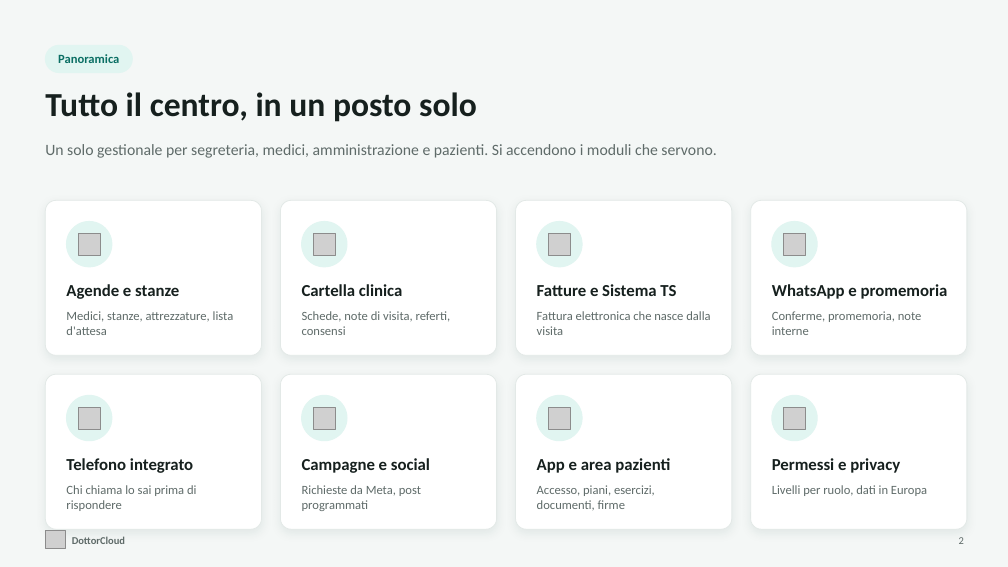
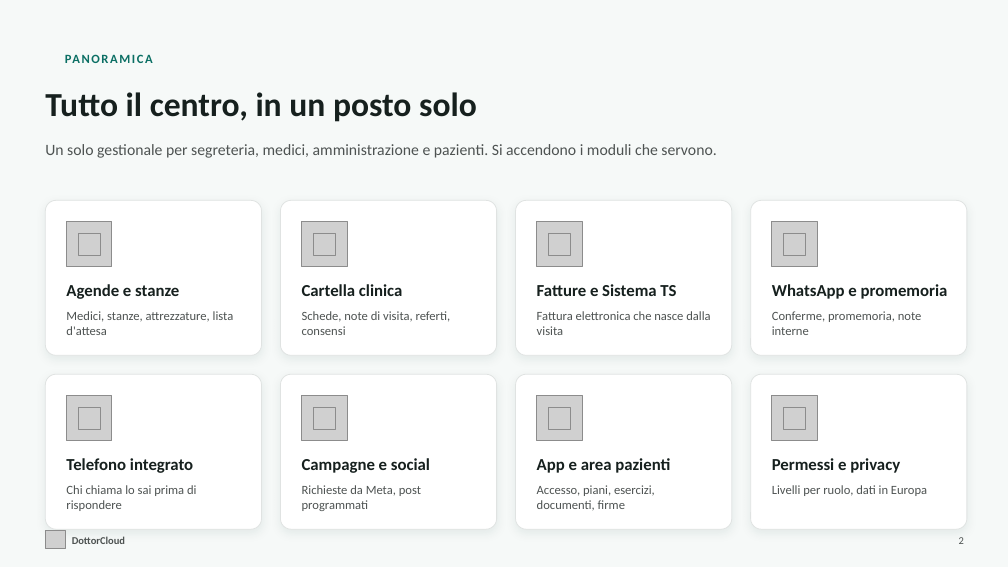
Before and after one commit to Npm2-Solutions/crm-mm, a slide deck: slide 2 of brand/presentazione/DottorCloud.pptx. Drawn at 1008x567 pixels with LibreOffice and Linux fonts; fonts in the diff are those of the drawing; grey boxes stand for pictures; background and template pictures are left out. Boxes give left, top, right and bottom in pixels: in the first picture for what was removed or moved away, otherwise in the second. Text is boxed around its words. In the diff, an @@ line names an element or a change of style, - is before the commit and + after.

```diff
--- a/brand/presentazione/DottorCloud.pptx
+++ b/brand/presentazione/DottorCloud.pptx
@@ background #F4F7F6 to #F6F9F8 @@
@@ rounded rectangle removed at [45, 45, 132, 73] @@
@@ text at [58, 54, 119, 63]: text changed @@
-Panoramica
+PANORAMICA
@@ ellipse removed at [67, 222, 112, 267] @@
@@ picture added at [67, 222, 112, 267] @@
@@ ellipse removed at [302, 222, 347, 267] @@
@@ picture added at [302, 222, 347, 267] @@
@@ ellipse removed at [537, 222, 582, 267] @@
@@ picture added at [537, 222, 582, 267] @@
@@ ellipse removed at [772, 222, 817, 267] @@
@@ picture added at [772, 222, 817, 267] @@
@@ outline #E3E9E7 0.75 pt to #E0E3E2 0.75 pt in 8 elements at [45, 200, 262, 355], [281, 200, 497, 355], [516, 200, 732, 355], [751, 200, 967, 355], [45, 374, 262, 529], [281, 374, 497, 529], [516, 374, 732, 529], [751, 374, 967, 529] @@
@@ ellipse removed at [67, 395, 112, 441] @@
@@ picture added at [67, 395, 112, 441] @@
@@ ellipse removed at [302, 395, 347, 441] @@
@@ picture added at [302, 395, 347, 441] @@
@@ ellipse removed at [537, 395, 582, 441] @@
@@ picture added at [537, 395, 582, 441] @@
@@ ellipse removed at [772, 395, 817, 441] @@
@@ picture added at [772, 395, 817, 441] @@
@@ text colour #5F6B69 to #4E5352 in 11 elements at [45, 144, 716, 158], [66, 311, 234, 335], [302, 311, 451, 335], [537, 311, 710, 335], [772, 311, 922, 335], [66, 485, 196, 511], [302, 485, 421, 511], [537, 485, 655, 511], [772, 485, 927, 496], [72, 536, 125, 544], [959, 537, 964, 544] @@
```
Also in this commit, not shown: 17 other slides changed, 26 other files.
